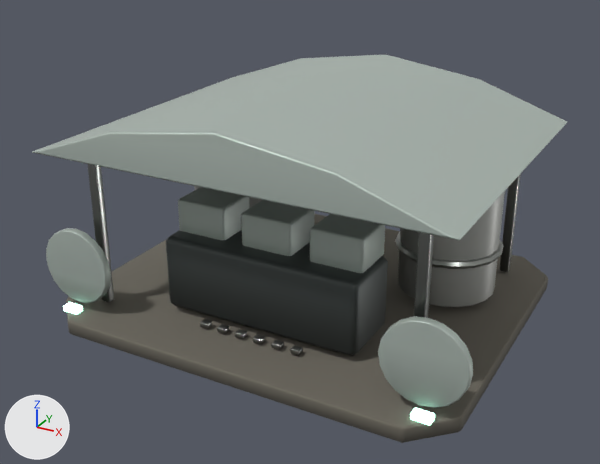
One commit to the glTF model github-io/public/models/waystation.glb: the scene before it, then after it.
Rendered twice from a camera (50 mm lens) standing at (4.04, -7.68, 4.68) and looking at (-0.02, -0.28, 0.98). Lighting does not change. The marker at lower left points along +X, +Y and +Z. The picture after the commit comes second.

The first picture shows 'Broad_awning', 'Canopy_stays', 'Counter', 'Platform.001', 'Round_tanks', 'Supply_crates', 'Tank_bands', 'Wheel_sign' and 2 more.
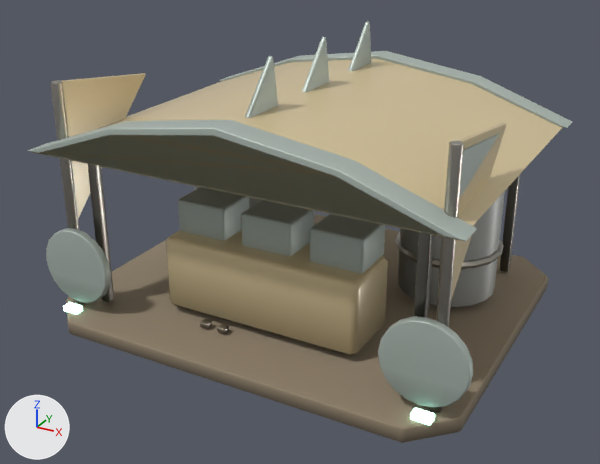
Where the change shows, as pixel boxes (x1, y1, x2, y2) in the pictures (600 x 464 px):
'Broad_awning', recoloured
    both: (32, 59, 563, 240)
'Platform.001', surface changed
    both: (66, 214, 548, 443)
'Awning_bands.001', added
    after: (27, 51, 572, 241)
'Counter', recoloured (lighter)
    both: (166, 230, 388, 356)
'Shade_sails', added
    after: (62, 73, 506, 300)
'Sail_masts', added
    after: (50, 80, 464, 413)
'Ridge_fins', added
    after: (245, 21, 371, 118)
'Sail_edges', added
    after: (459, 134, 499, 199)

Edits to the bpy script that builds the scene:
```text
Change mat_concrete:
    where n2 = _N.new('ShaderNodeMix'); n2.name = 'Mix'
    n2.inputs[7].default_value: (0.266, 0.254, 0.209, 1.0) -> (0.485, 0.402, 0.279, 1.0)  # 'B', grey #8d8a7e -> 'B', beige #b9aa90
Add mat_armorsunward:
    mat_armorsunward = bpy.data.materials.new('ArmorSunward')
    # nodes: BsdfPrincipled, Mix, OutputMaterial, VertexColor
    # colours: beige #f2ddae, mixed with the vertex colours
Change me_broad_awning:
    where me_broad_awning.from_pydata(...)  # 24 vertices, 44 faces; spans x -2.28..2.28, y -1.9..1.9, z 2.0..2.55
    remove me_broad_awning.materials.append(mat_team)
    add me_broad_awning.materials.append(mat_armorsunward)
Change me_counter:
    where me_counter.from_pydata(...)  # 24 vertices, 44 faces; spans x -1.15..1.15, y -1.3..-0.5, z 0.22..1.08
    remove me_counter.materials.append(mat_armor)
    add me_counter.materials.append(mat_armorsunward)
Add me_ridge_fins:
    me_ridge_fins.from_pydata(...)  # 54 vertices, 96 faces; spans x -0.03..0.03, y -1.39..1.4, z 2.5..3.04
    me_ridge_fins.materials.append(mat_team)
Add me_sail_edges:
    me_sail_edges.from_pydata(...)  # 36 vertices, 64 faces; spans x -2.15..2.15, y -1.56..-0.51, z 2.2..2.62
    me_sail_edges.materials.append(mat_team)
Add me_shade_sails:
    me_shade_sails.from_pydata(...)  # 36 vertices, 64 faces; spans x -2.12..2.12, y -1.6..-0.21, z 1.11..2.7
    me_shade_sails.materials.append(mat_armorsunward)
Add me_sail_masts:
    me_sail_masts.from_pydata(...)  # 64 vertices, 120 faces; spans x -2.16..2.16, y -1.66..-1.54, z 0.1..2.7
    me_sail_masts.materials.append(mat_steel)
Add me_awning_bands_001:
    me_awning_bands_001.from_pydata(...)  # 48 vertices, 88 faces; spans x -2.33..2.33, y -1.9..1.9, z 2.01..2.59
    me_awning_bands_001.materials.append(mat_team)
Add ob_ridge_fins:
    ob_ridge_fins = bpy.data.objects.new('Ridge_fins', me_ridge_fins)
    ob_ridge_fins.location = (0.0, 0.0, 0.0)
Add ob_sail_edges:
    ob_sail_edges = bpy.data.objects.new('Sail_edges', me_sail_edges)
    ob_sail_edges.location = (0.0, 0.0, 0.0)
Add ob_shade_sails:
    ob_shade_sails = bpy.data.objects.new('Shade_sails', me_shade_sails)
    ob_shade_sails.location = (0.0, 0.0, 0.0)
Add ob_sail_masts:
    ob_sail_masts = bpy.data.objects.new('Sail_masts', me_sail_masts)
    ob_sail_masts.location = (0.0, 0.0, 0.0)
Add ob_awning_bands_001:
    ob_awning_bands_001 = bpy.data.objects.new('Awning_bands.001', me_awning_bands_001)
    ob_awning_bands_001.location = (0.0, 0.0, 0.0)
```
